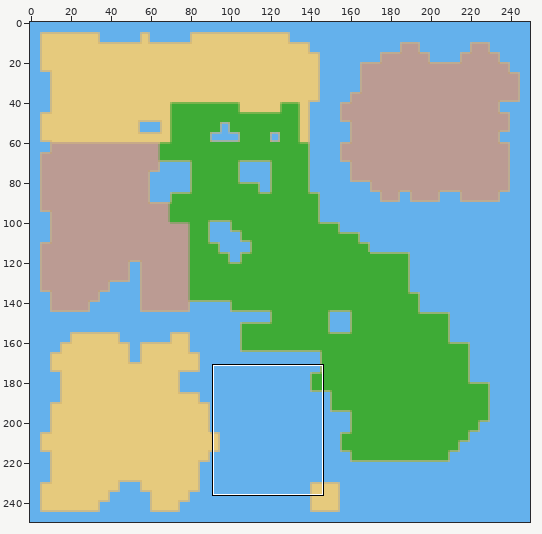
File history of a sprite sheet, src/Dba/AdminBundle/Resources/public/images/map/mini/6.png. The first picture is a wide view before the edit; the outline marks the close-up.
Close-up. The starting point:
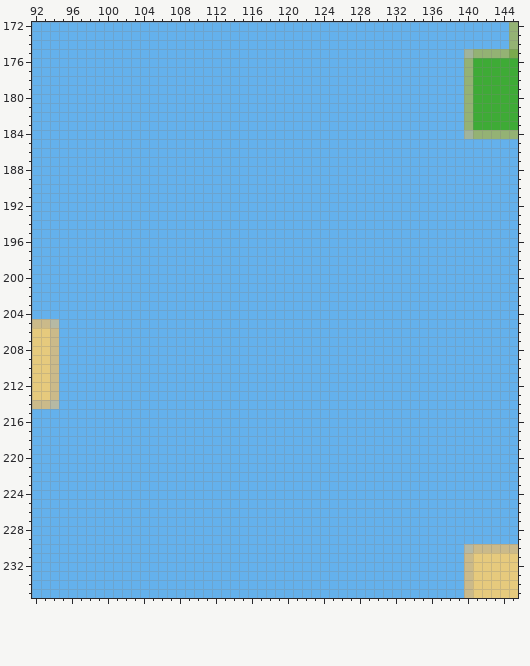
The file is 250x250 pixels. Colours within 5 levels of each other are drawn and written as one. Shown: x 92..145, y 172..235.
New version:
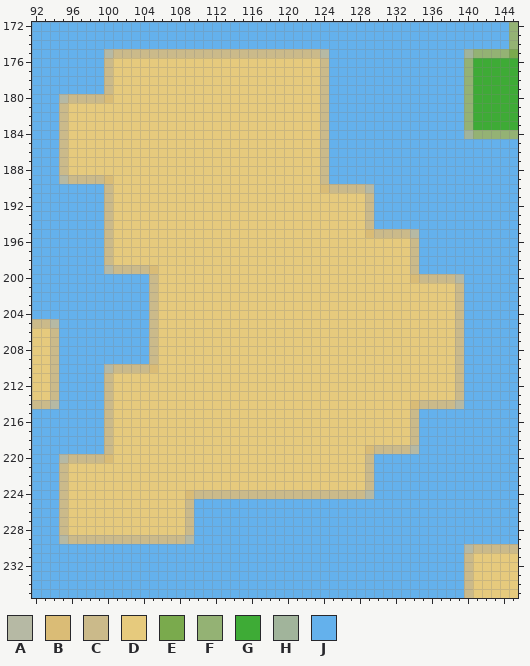
Palette (. is transparent): A #b6b9a4  B #dabc76  C #cbba8a  D #e6ca7d  E #7aaa4d  F #94b274  G #3eab36  H #a1b49b  J #64b1ec
Log entry: Set new map as default
Diff:
y 175: x 100..124 JJJJJJJJJJJJJJJJJJJJJJJJJ -> ACCCCCCCCCCCCCCCCCCCCCCCA
y 176..179: x 100..124 JJJJJJJJJJJJJJJJJJJJJJJJJ -> CDDDDDDDDDDDDDDDDDDDDDDDC
y 180: x 95..124 JJJJJJJJJJJJJJJJJJJJJJJJJJJJJJ -> ACCCCBDDDDDDDDDDDDDDDDDDDDDDDC
y 181..188: x 95..124 JJJJJJJJJJJJJJJJJJJJJJJJJJJJJJ -> CDDDDDDDDDDDDDDDDDDDDDDDDDDDDC
y 189: x 95..124 JJJJJJJJJJJJJJJJJJJJJJJJJJJJJJ -> ACCCCBDDDDDDDDDDDDDDDDDDDDDDDC
y 190: x 100..129 JJJJJJJJJJJJJJJJJJJJJJJJJJJJJJ -> CDDDDDDDDDDDDDDDDDDDDDDDBCCCCA
y 191..194: x 100..129 JJJJJJJJJJJJJJJJJJJJJJJJJJJJJJ -> CDDDDDDDDDDDDDDDDDDDDDDDDDDDDC
y 195: x 100..134 JJJJJJJJJJJJJJJJJJJJJJJJJJJJJJJJJJJ -> CDDDDDDDDDDDDDDDDDDDDDDDDDDDDBCCCCA
y 196..198: x 100..134 JJJJJJJJJJJJJJJJJJJJJJJJJJJJJJJJJJJ -> CDDDDDDDDDDDDDDDDDDDDDDDDDDDDDDDDDC
y 199: x 100..134 JJJJJJJJJJJJJJJJJJJJJJJJJJJJJJJJJJJ -> ACCCCBDDDDDDDDDDDDDDDDDDDDDDDDDDDDC
y 200: x 105..139 JJJJJJJJJJJJJJJJJJJJJJJJJJJJJJJJJJJ -> CDDDDDDDDDDDDDDDDDDDDDDDDDDDDBCCCCA
y 201..209: x 105..139 JJJJJJJJJJJJJJJJJJJJJJJJJJJJJJJJJJJ -> CDDDDDDDDDDDDDDDDDDDDDDDDDDDDDDDDDC
y 210: x 100..139 JJJJJJJJJJJJJJJJJJJJJJJJJJJJJJJJJJJJJJJJ -> ACCCCBDDDDDDDDDDDDDDDDDDDDDDDDDDDDDDDDDC
y 211..213: x 100..139 JJJJJJJJJJJJJJJJJJJJJJJJJJJJJJJJJJJJJJJJ -> CDDDDDDDDDDDDDDDDDDDDDDDDDDDDDDDDDDDDDDC
y 214: x 100..139 JJJJJJJJJJJJJJJJJJJJJJJJJJJJJJJJJJJJJJJJ -> CDDDDDDDDDDDDDDDDDDDDDDDDDDDDDDDDDBCCCCA
y 215..218: x 100..134 JJJJJJJJJJJJJJJJJJJJJJJJJJJJJJJJJJJ -> CDDDDDDDDDDDDDDDDDDDDDDDDDDDDDDDDDC
y 219: x 100..134 JJJJJJJJJJJJJJJJJJJJJJJJJJJJJJJJJJJ -> CDDDDDDDDDDDDDDDDDDDDDDDDDDDDBCCCCA
y 220: x 95..129 JJJJJJJJJJJJJJJJJJJJJJJJJJJJJJJJJJJ -> ACCCCBDDDDDDDDDDDDDDDDDDDDDDDDDDDDC
y 221..223: x 95..129 JJJJJJJJJJJJJJJJJJJJJJJJJJJJJJJJJJJ -> CDDDDDDDDDDDDDDDDDDDDDDDDDDDDDDDDDC
y 224: x 95..129 JJJJJJJJJJJJJJJJJJJJJJJJJJJJJJJJJJJ -> CDDDDDDDDDDDDDBCCCCCCCCCCCCCCCCCCCA
y 225..228: x 95..109 JJJJJJJJJJJJJJJ -> CDDDDDDDDDDDDDC
y 229: x 95..109 JJJJJJJJJJJJJJJ -> ACCCCCCCCCCCCCA
Pixel boxes of the changes (left, top, right, bottom) in both close-ups:
changed: (59, 49, 464, 544)
